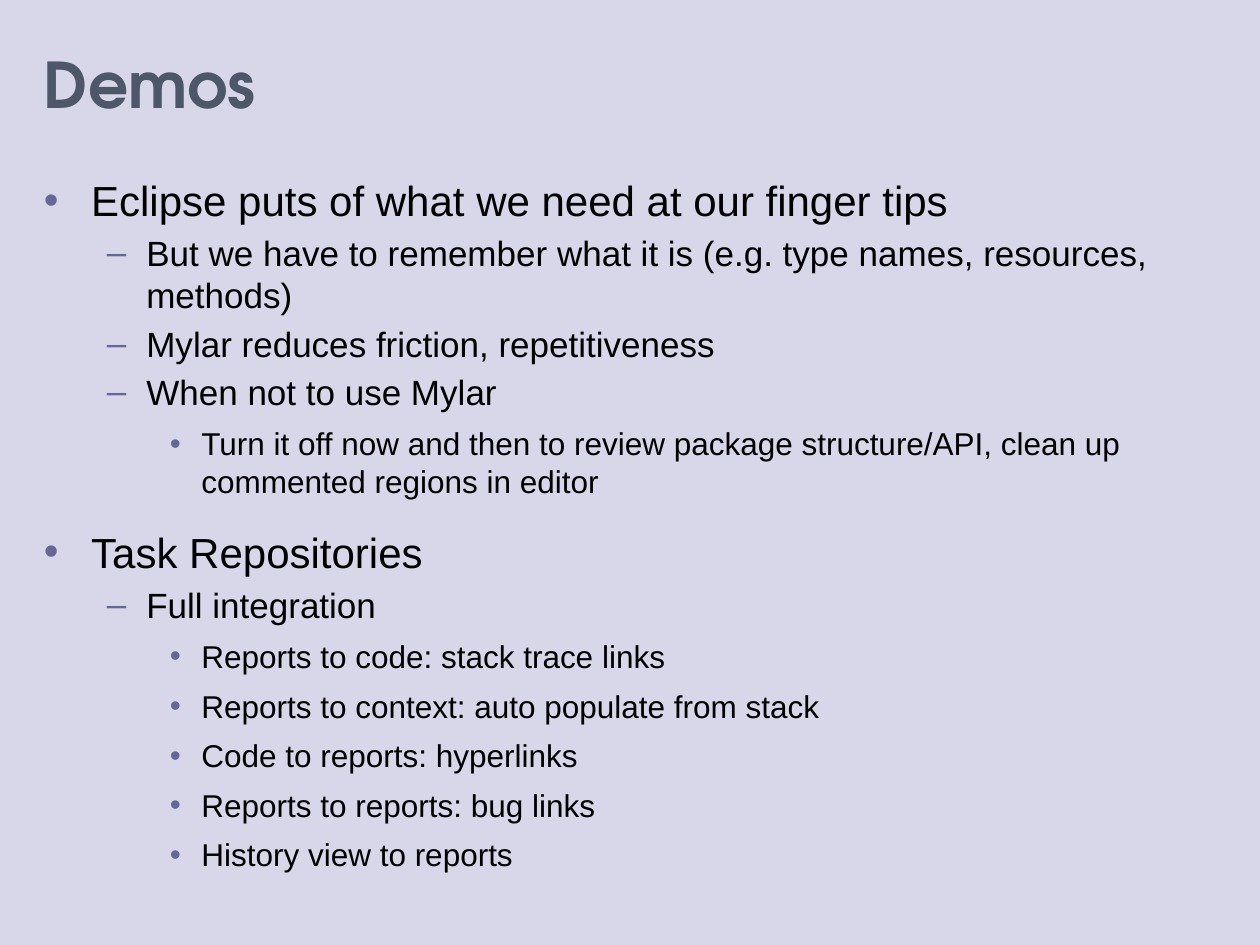
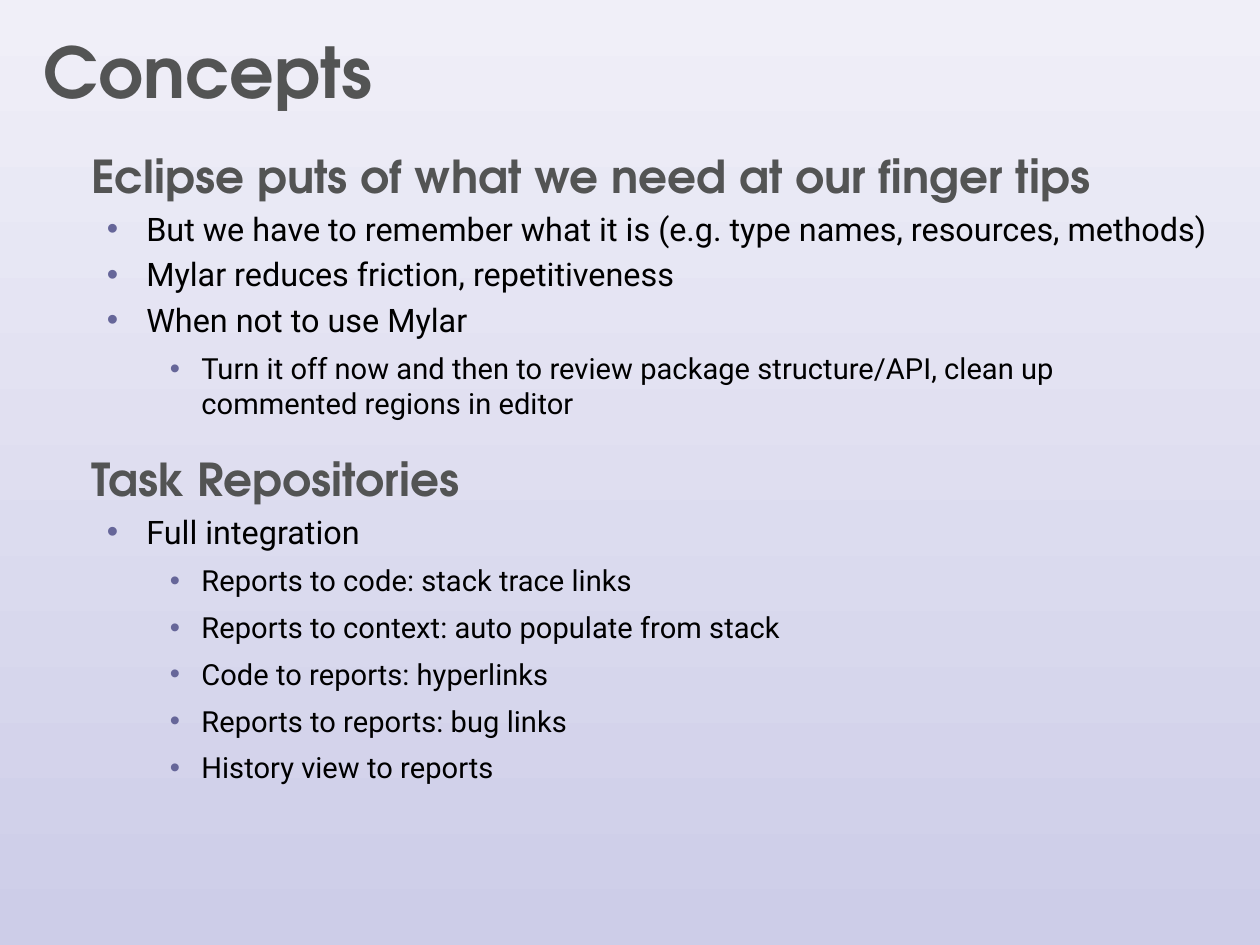
Before and after one commit to eclipse-mylyn/mylyn-website, a slide deck: slide 10 of publications/2006-03-mylar-eclipsecon.ppt (slide 8 before the commit). Drawn at 1260x945 pixels with LibreOffice and Linux fonts; fonts in the diff are those of the drawing. Boxes give left, top, right and bottom in pixels: in the first picture for what was removed or moved away, otherwise in the second. Text is boxed around its words. In the diff, an @@ line names an element or a change of style, - is before the commit and + after.

Commit message:
Progress on: prepare eclipsecon talk and slides

```diff
--- a/publications/2006-03-mylar-eclipsecon.ppt
+++ b/publications/2006-03-mylar-eclipsecon.ppt
@@ rectangle at [0, 0, 1260, 945]: fill #D8D7E9 to gradient #F0EFF8 to #CDCDE8 @@
@@ title added at [44, 45, 373, 111], 40 pt, text #535454, bold @@
+Concepts
@@ title removed at [44, 61, 256, 109] @@
-Demos
@@ text "Eclipse puts of what we ...": place and size @@
-text "Eclipse puts of what we ..." at [91, 185, 1147, 872]
+text "Eclipse puts of what we ..." at [91, 158, 1207, 784]
@@ text "Eclipse puts of what we ..." at [91, 158, 1207, 784]: size 24 to 25.9 pt, font Arial to TeX Gyre Adventor, text colour #000000 to #535454, bold on in "Eclipse puts of what we need at ...", "Task Repositories"; size 20 to 18.5 pt in "But we have to remember what it ...", "Mylar reduces friction, repetitiveness", "When not to use Mylar", "Full integration"; font Arial to Roboto in "But we have to remember what it ...", "Mylar reduces friction, repetitiveness", "When not to use Mylar", "Turn it off now and then to ..." and 6 more places; size 18 to 16.6 pt in "Turn it off now and then to ...", "Reports to code: stack trace links", "Reports to context: auto populate from stack", "Code to reports: hyperlinks" and 2 more places; bullet • to  ; more space between paragraphs; bullet – to • @@
```
Also in this commit, not shown: 15 other slides changed, 4 slides added, 1 slide removed, 1 other file.
